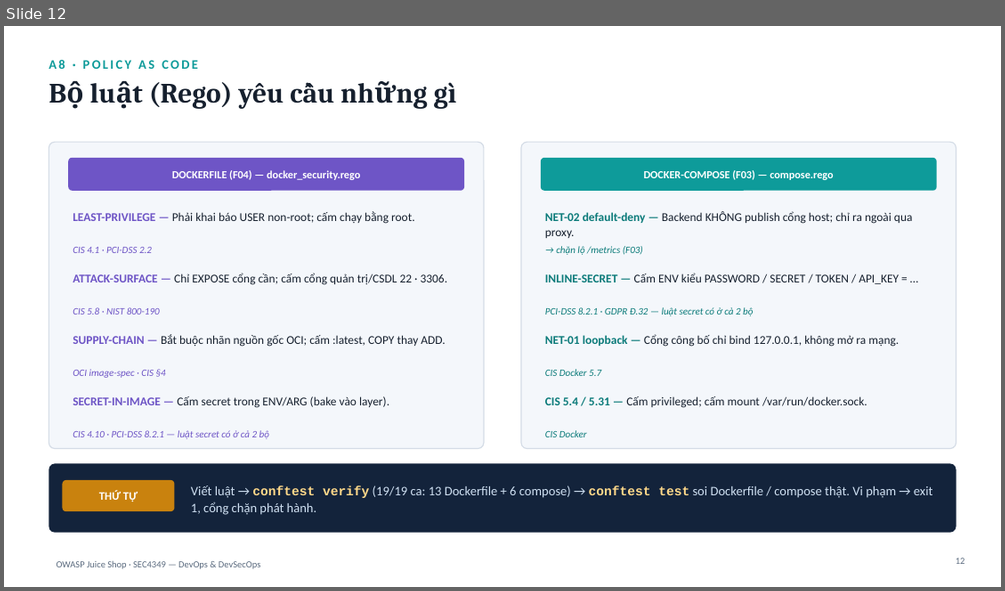
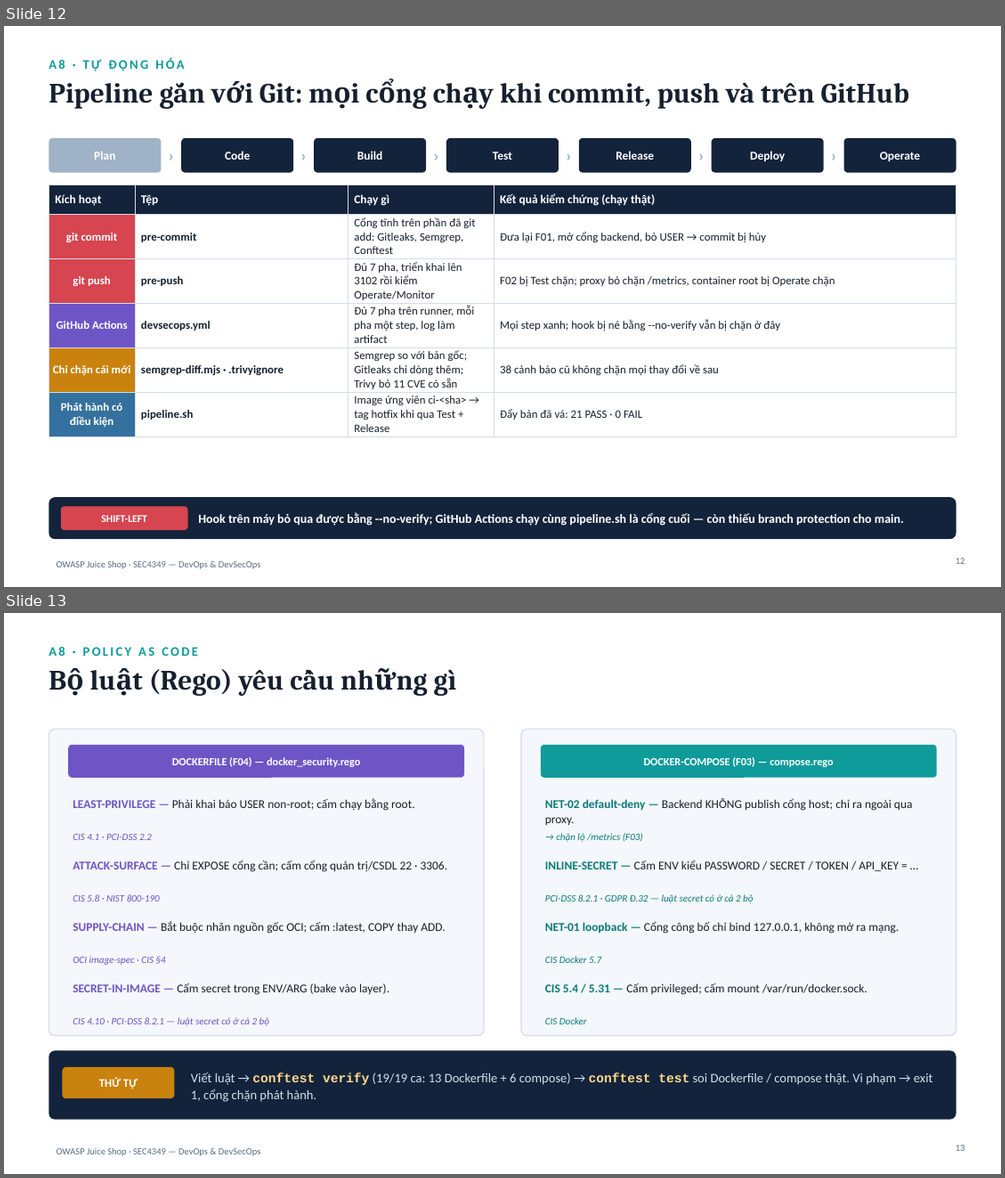
Before and after one commit to vuha211100-ui/juice-shop-sonarqube, a slide deck: report/SLIDE_BaoCao_JuiceShop.pptx. Shown one above the other, each under a label of ours: slide 12 before the commit, slides 12 and 13 after it. The pictures are 1005x591 and 1005x1178 pixels, drawn with LibreOffice and Linux fonts; fonts in the diff are those of the drawing. Boxes give left, top, right and bottom in pixels: in the first picture for what was removed or moved away, otherwise in the second. Text is boxed around its words. In the diff, an @@ line names an element or a change of style, - is before the commit and + after.

Commit message:
B26CHAT048: báo cáo §4.4 pipeline gắn Git, bảng cổng chạy ở đâu, mapping luật F04 → chuẩn, phân công theo công cụ; slide nhóm 28 trang

```diff
--- a/report/SLIDE_BaoCao_JuiceShop.pptx
+++ b/report/SLIDE_BaoCao_JuiceShop.pptx
@@ slide 12 added at bbox=[4, 26, 1001, 587], background #FFFFFF; not listed: 1 template element that a slide beside it also shows @@
@@ text added at bbox=[48, 57, 184, 71], 12.5 pt, text #0E9B9A, bold @@
+A8 · TỰ ĐỘNG HÓA
@@ text added at bbox=[48, 82, 909, 109], 27 pt, text #16202E, bold @@
+Pipeline gắn với Git: mọi cổng chạy khi commit, push và trên GitHub
@@ rounded rectangle added at bbox=[48, 138, 161, 173], fill #9FB2C6 @@
@@ text added at bbox=[94, 151, 115, 160], 11.5 pt, text #FFFFFF, bold @@
+Plan
@@ text added at bbox=[161, 138, 181, 173], 16 pt, text #9FB2C6, bold @@
+›
@@ rounded rectangle added at bbox=[181, 138, 293, 173], fill #13233B @@
@@ text added at bbox=[225, 151, 250, 160], 11.5 pt, text #FFFFFF, bold @@
+Code
@@ text added at bbox=[293, 138, 314, 173], 16 pt, text #9FB2C6, bold @@
+›
@@ rounded rectangle added at bbox=[314, 138, 426, 173], fill #13233B @@
@@ text added at bbox=[357, 151, 382, 160], 11.5 pt, text #FFFFFF, bold @@
+Build
@@ text added at bbox=[426, 138, 446, 173], 16 pt, text #9FB2C6, bold @@
+›
@@ rounded rectangle added at bbox=[446, 138, 558, 173], fill #13233B @@
@@ text added at bbox=[493, 151, 512, 160], 11.5 pt, text #FFFFFF, bold @@
+Test
@@ text added at bbox=[558, 138, 579, 173], 16 pt, text #9FB2C6, bold @@
+›
@@ rounded rectangle added at bbox=[579, 138, 691, 173], fill #13233B @@
@@ text added at bbox=[615, 151, 654, 160], 11.5 pt, text #FFFFFF, bold @@
+Release
@@ text added at bbox=[691, 138, 712, 173], 16 pt, text #9FB2C6, bold @@
+›
@@ rounded rectangle added at bbox=[712, 138, 824, 173], fill #13233B @@
@@ text added at bbox=[750, 151, 785, 161], 11.5 pt, text #FFFFFF, bold @@
+Deploy
@@ text added at bbox=[824, 138, 844, 173], 16 pt, text #9FB2C6, bold @@
+›
@@ rounded rectangle added at bbox=[844, 138, 956, 173], fill #13233B @@
@@ text added at bbox=[880, 151, 920, 161], 11.5 pt, text #FFFFFF, bold @@
+Operate
@@ table added at bbox=[48, 184, 956, 435], 6 rows, 4 columns @@
+Kích hoạt | Tệp | Chạy gì | Kết quả kiểm chứng (chạy thật)
+git commit | pre-commit | Cổng tĩnh trên phần đã git add: Gitleaks, Semgrep, Conftest | Đưa lại F01, mở cổng backend, bỏ USER → commit bị hủy
+git push | pre-push | Đủ 7 pha, triển khai lên 3102 rồi kiểm Operate/Monitor | F02 bị Test chặn; proxy bỏ chặn /metrics, container root bị Operate chặn
+GitHub Actions | devsecops.yml | Đủ 7 pha trên runner, mỗi pha một step, log làm artifact | Mọi step xanh; hook bị né bằng --no-verify vẫn bị chặn ở đây
+Chỉ chặn cái mới | semgrep-diff.mjs · .trivyignore | Semgrep so với bản gốc; Gitleaks chỉ dòng thêm; Trivy bỏ 11 CVE có sẵn | 38 cảnh báo cũ không chặn mọi thay đổi về sau
+Phát hành có điều kiện | pipeline.sh | Image ứng viên ci-<sha> → tag hotfix khi qua Test + Release | Đẩy bản đã vá: 21 PASS · 0 FAIL
@@ rounded rectangle added at bbox=[48, 497, 956, 539], fill #13233B @@
@@ rounded rectangle added at bbox=[61, 506, 188, 530], fill #D64550 @@
@@ text added at bbox=[101, 515, 146, 522], 10 pt, text #FFFFFF, bold @@
+SHIFT-LEFT
@@ text added at bbox=[198, 512, 904, 525], 12 pt, text #FFFFFF, bold @@
+Hook trên máy bỏ qua được bằng --no-verify; GitHub Actions chạy cùng pipeline.sh là cổng cuối — còn thiếu branch protection cho main.
@@ page number added at bbox=[955, 557, 965, 564], 9 pt, text #5B6B7F @@
+12
@@ what was slide 12 is now slide 13 @@
```
Also in this commit, not shown: 5 slides changed, 7 other files.
